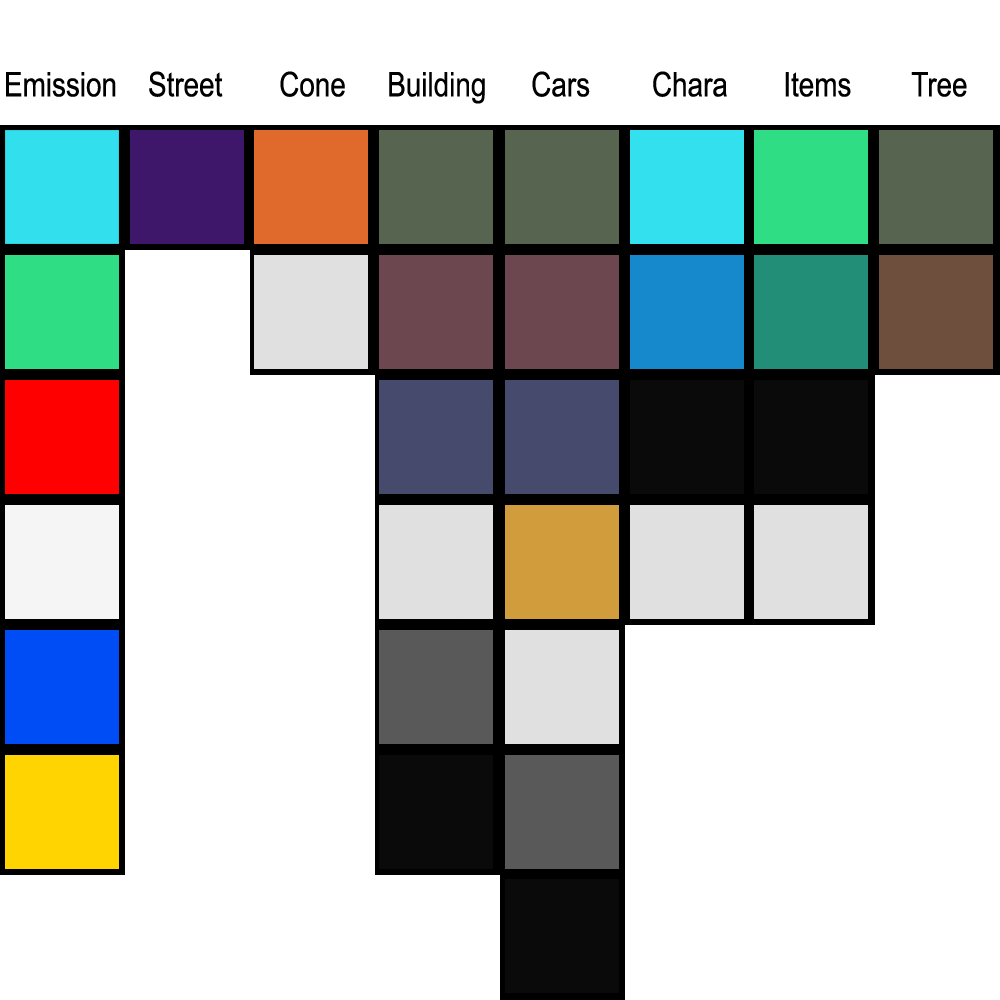
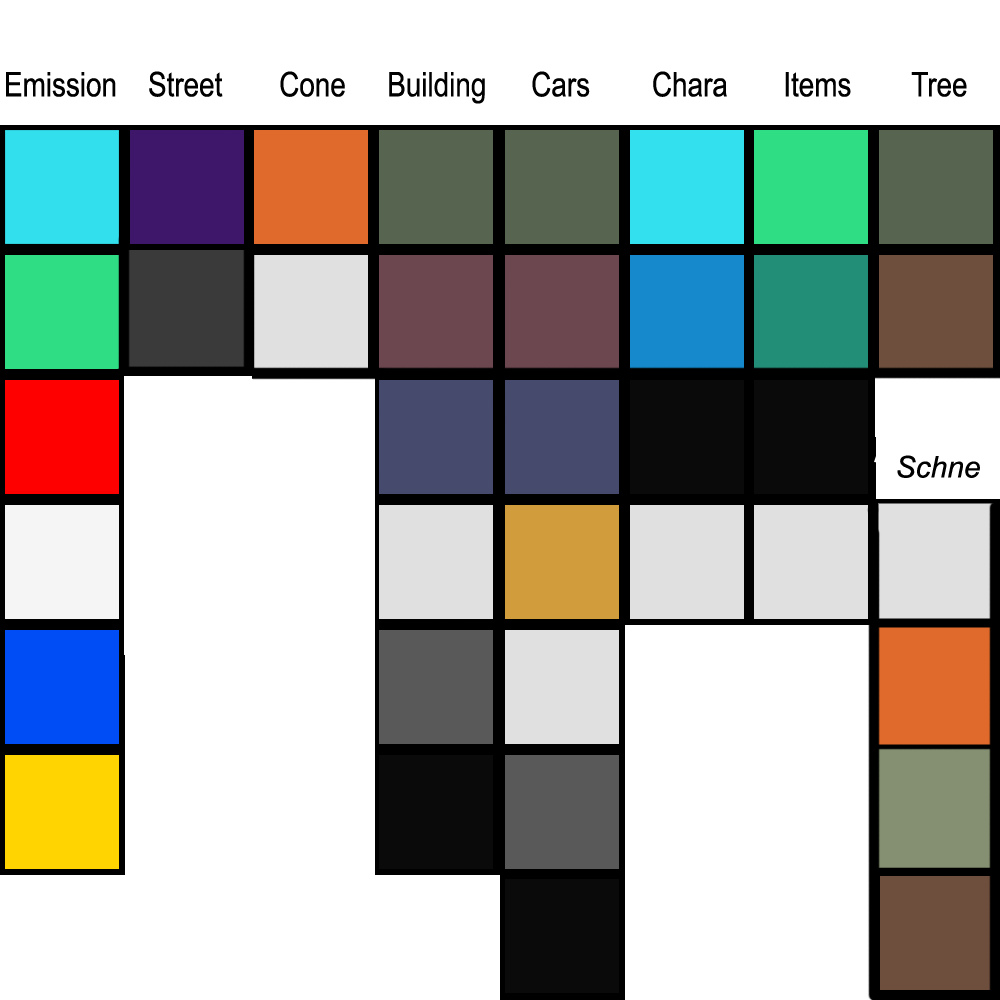
Revision of a layered (1000, 1000) image; what changed, layer by layer:
added layer "Schnee" above "Layer 1" over 897, 455, 980, 478
painted on "Layer 1" over 117, 236, 1000, 1000
